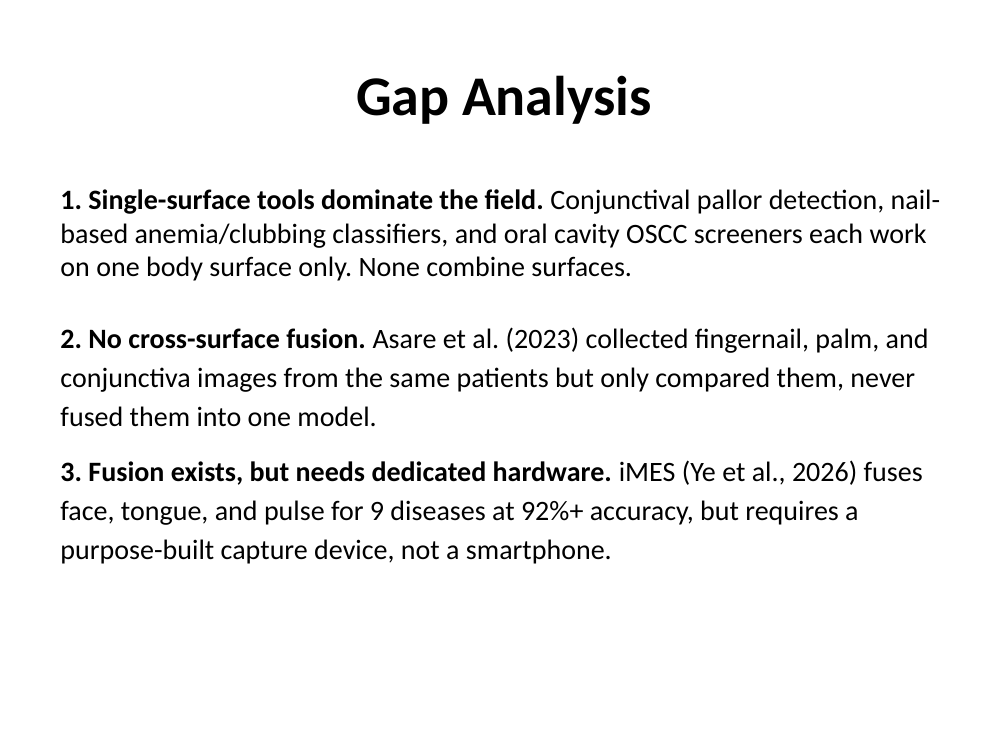
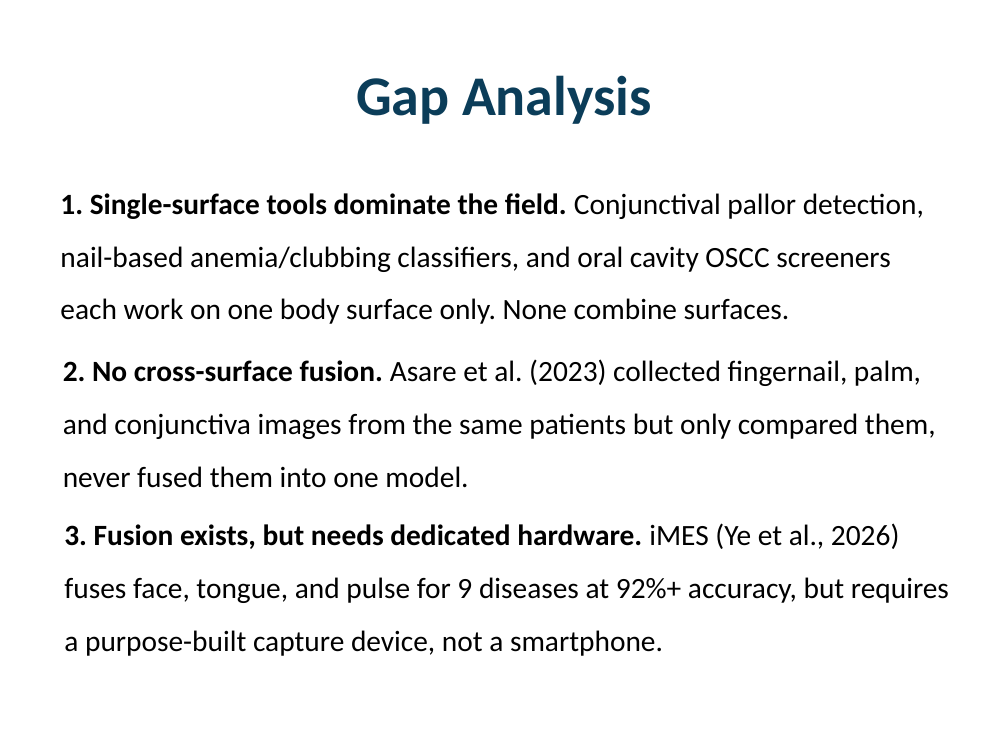
Before and after one commit to Jaffar-Kazmi/BodyScan, a slide deck: slide 10 of docs/proposal/slides.pptx. Drawn at 1008x756 pixels with LibreOffice and Linux fonts; fonts in the diff are those of the drawing; background and template pictures are left out. Boxes give left, top, right and bottom in pixels: in the first picture for what was removed or moved away, otherwise in the second. Text is boxed around its words. In the diff, an @@ line names an element or a change of style, - is before the commit and + after.

```diff
--- a/docs/proposal/slides.pptx
+++ b/docs/proposal/slides.pptx
@@ title "Gap Analysis" at (356,75,652,124): text colour #000000 to #0B3D59 @@
@@ text "1. Single-surface tools dominate the ..." at (60,193,924,324): size 20 to 21 pt; line spacing 1 to 1.5 @@
@@ text at (60,327,929,564): paragraphs removed @@
-2. No cross-surface fusion. Asare et al. (2023) collected fingernail, palm, and conjunctiva images from the same patients but only compared them, never fused them into one model.
-3. Fusion exists, but needs dedicated hardware. iMES (Ye et al., 2026) fuses face, tongue, and pulse for 9 diseases at 92%+ accuracy, but requires a purpose-built capture device, not a smartphone.
@@ text added at (63,359,936,488), 21 pt, text #000000 @@
+2. No cross-surface fusion. Asare et al. (2023) collected fingernail, palm, and conjunctiva images from the same patients but only compared them, never fused them into one model.
@@ text added at (64,523,949,656), 21 pt, text #000000 @@
+3. Fusion exists, but needs dedicated hardware. iMES (Ye et al., 2026) fuses face, tongue, and pulse for 9 diseases at 92%+ accuracy, but requires a purpose-built capture device, not a smartphone.
```
Also in this commit, not shown: 13 other slides changed, 9 slides added, 5 slides removed.
